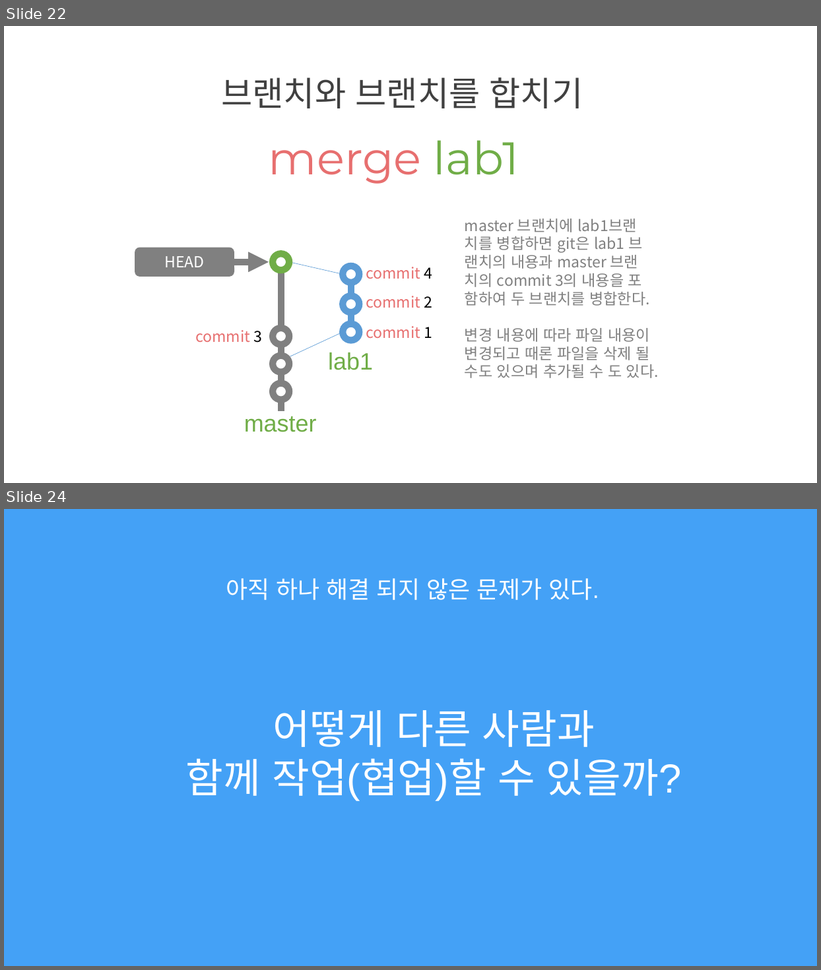
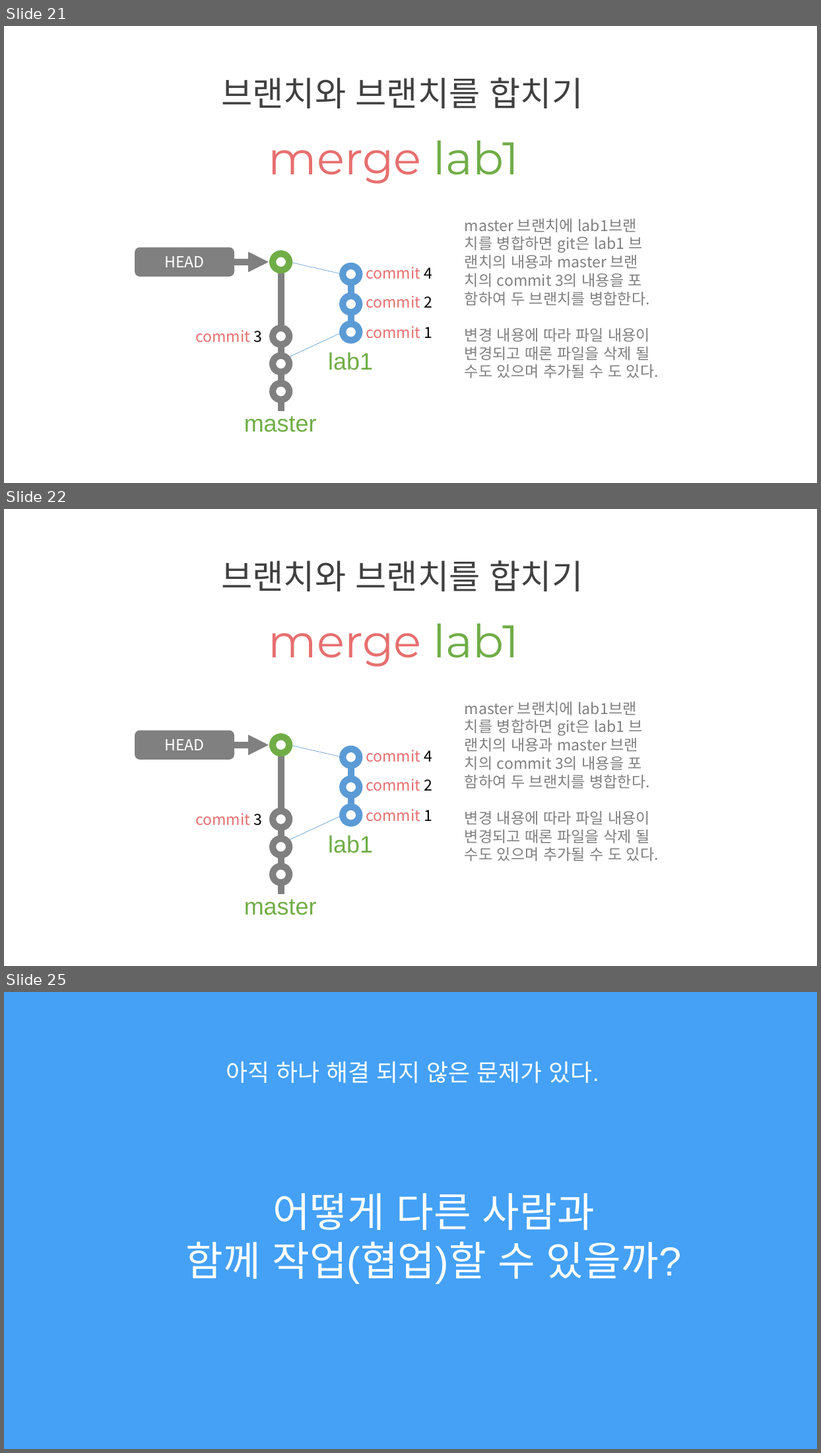
Before and after one commit to juniair/Summary-PPT, a slide deck: git 사용법.pptx. Shown one above the other, each under a label of ours: slides 22 and 24 before the commit, slides 21, 22 and 25 after it; the slides between them are not shown. The pictures are 821x970 and 821x1453 pixels, drawn with LibreOffice and Linux fonts; fonts in the diff are those of the drawing. Boxes give left, top, right and bottom in pixels: in the first picture for what was removed or moved away, otherwise in the second. Text is boxed around its words. In the diff, an @@ line names an element or a change of style, - is before the commit and + after.

```diff
--- a/git 사용법.pptx
+++ b/git 사용법.pptx
@@ slide 22 added at <box>4,509,817,966</box>, background #FFFFFF @@
@@ text added at <box>222,560,583,591</box>, 40 pt, text #404040 @@
+브랜치와 브랜치를 합치기
@@ text added at <box>269,623,519,667</box>, 54 pt, text #E76F6F @@
+merge lab1
@@ group added at <box>135,702,659,916</box>: 8 lines, 7 texts, 7 ellipses, 1 rounded rectangle, 1 arrow @@
+master
+lab1
+HEAD
+commit 1
+commit 2
+commit 4
+commit 3
+master 브랜치에 lab1브랜
+치를 병합하면 git은 lab1 브
+랜치의 내용과 master 브랜
+치의 commit 3의 내용을 포
+함하여 두 브랜치를 병합한다.
+변경 내용에 따라 파일 내용이
+변경되고 때론 파일을 삭제 될
+수도 있으며 추가될 수 도 있다.
@@ what was slide 22 is now slide 21 @@
@@ what was slide 24 is now slide 25 @@
```
Also in this commit, not shown: 2 slides changed, 8 other slides added, 1 slide removed.
